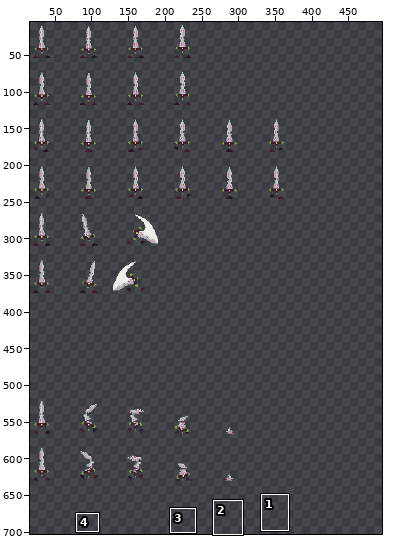
Sprite sheet -- Content/EnemyAdvancedSheet.png. Above: a wide view before the commit, with the close-up outlined.
Close-up. Before:
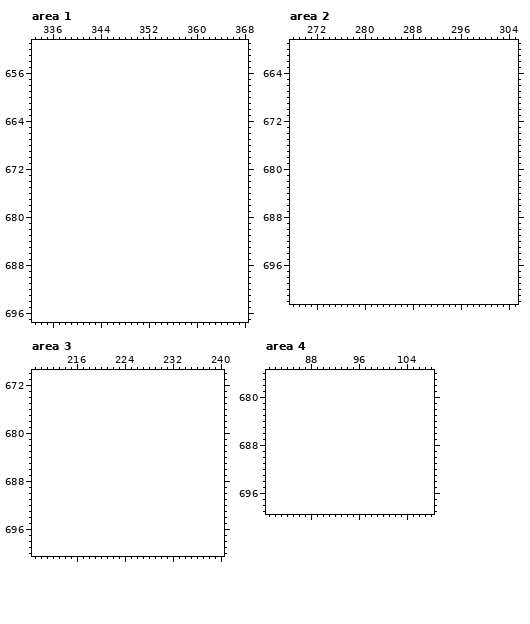
The file is 384x640 pixels. Shown: area 1: x 333..368, y 651..697; area 2: x 268..305, y 659..702; area 3: x 209..240, y 670..700; area 4: x 81..108, y 676..699. The old version is drawn lined up with the new one, on the new canvas. The wide view leaves out empty margins. The commit also changed other parts of the picture, which this record leaves out.
Palette (. is transparent): 
After the commit:
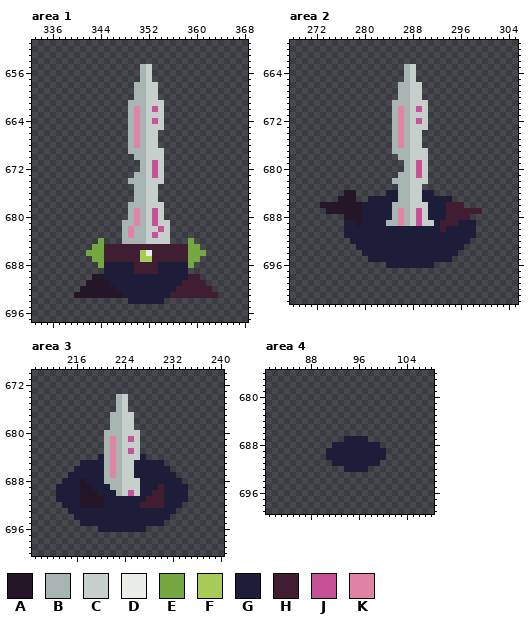
Colours new in this view: A #241527  B #a8b5b2  C #c7cfcc  D #ebede9  E #75a743  F #a8ca58  G #1e1d39  H #411d31  J #c65197  K #df84a5
From old to new:
canvas 384x640 -> 512x704
Area 1:
y 655..657: x 351..352 .. -> BC
y 658..660: x 350..353 .... -> BBCC
y 661: x 349..354 ...... -> BBBCCC
y 662: x 349..354 ...... -> BKBCJC
y 663: x 349..354 ...... -> BKBCCC
y 664: x 349..354 ...... -> BKBCJC
y 665: x 349..354 ...... -> BKBCCC
y 666..668: x 349..353 ..... -> BKBCC
y 669: x 349..354 ...... -> BBBCCC
y 670: x 350..354 ..... -> BBCCC
y 671..672: x 351..354 .... -> BCJC
y 673: x 350..354 ..... -> BBCJC
y 674: x 349..354 ...... -> BBBCCC
y 675..677: x 350..353 .... -> BBCC
y 678: x 349..354 ...... -> BBBCCC
y 679..680: x 349..354 ...... -> BKBCJC
y 681: x 348..355 ........ -> BBKBCJCC
y 682: x 348..355 ........ -> BKBBCCJC
y 683: x 348..355 ........ -> BKBBCJCC
y 684: x 344 . -> E; x 348..355 ........ -> BBBBCCCC; x 359 . -> E
y 685: x 343..360 .................. -> EEHHHHHHHHHHHHHHEE
y 686: x 342..361 .................... -> EEEHHHHHHFDHHHHHHEEE
y 687: x 343..360 .................. -> EEHHHHHHFFHHHHHHEE
y 688: x 344..359 ................ -> EGGGGGHHHHGGGGGE
y 689: x 345..358 .............. -> GGGGGHHHHGGGGG
y 690: x 343..360 .................. -> AAGGGGGGGGGGGGGGHH
y 691: x 342..361 .................... -> AAAAGGGGGGGGGGGGHHHH
y 692: x 341..362 ...................... -> AAAAAAGGGGGGGGGGHHHHHH
y 693: x 340..363 ........................ -> AAAAAAAAGGGGGGGGHHHHHHHH
y 694: x 349..354 ...... -> GGGGGG
Area 2:
y 663..665: x 287..288 .. -> BC
y 666..668: x 286..289 .... -> BBCC
y 669: x 285..290 ...... -> BBBCCC
y 670: x 285..290 ...... -> BKBCJC
y 671: x 285..290 ...... -> BKBCCC
y 672: x 285..290 ...... -> BKBCJC
y 673: x 285..290 ...... -> BKBCCC
y 674..676: x 285..289 ..... -> BKBCC
y 677: x 285..290 ...... -> BBBCCC
y 678: x 286..290 ..... -> BBCCC
y 679..680: x 287..290 .... -> BCJC
y 681: x 286..290 ..... -> BBCJC
y 682: x 285..290 ...... -> BBBCCC
y 683: x 286..289 .... -> BBCC
y 684: x 277..278 .. -> AA; x 284..291 ........ -> GGBBCCGG
y 685: x 276..278 ... -> AAA; x 281..294 .............. -> GGGGGBBCCGGGGG
y 686: x 273..296 ........................ -> AAAAAAAGGGGGBBBCCCGGGHHH
y 687: x 274..299 .......................... -> AAAAAAGGGGGBKBCJCGGGHHHHHH
y 688: x 277..297 ..................... -> AAAGGGGGBKBCJCGGGHHHH
y 689: x 277..298 ...................... -> GGAGGGGBBKBCJCCGHHHGGG
y 690: x 277..298 ...................... -> GGGGGGGGGGGGGGGGHGGGGG
y 691: x 277..298 ...................... -> GGGGGGGGGGGGGGGGGGGGGG
y 692: x 278..297 .................... -> GGGGGGGGGGGGGGGGGGGG
y 693: x 279..296 .................. -> GGGGGGGGGGGGGGGGGG
y 694: x 280..295 ................ -> GGGGGGGGGGGGGGGG
y 695: x 281..294 .............. -> GGGGGGGGGGGGGG
y 696: x 284..291 ........ -> GGGGGGGG
Area 3:
y 674..676: x 223..224 .. -> BC
y 677..679: x 222..225 .... -> BBCC
y 680: x 221..226 ...... -> BBBCCC
y 681: x 221..226 ...... -> BKBCJC
y 682: x 221..226 ...... -> BKBCCC
y 683: x 221..226 ...... -> BKBCJC
y 684: x 220..227 ........ -> GBKBCCCG
y 685: x 217..230 .............. -> GGGGBKBCCGGGGG
y 686: x 216..231 ................ -> GGGGGBKBCCGGGGGG
y 687: x 215..232 .................. -> GGGGGGBKBCCGGGGGGG
y 688: x 214..233 .................... -> GGGAGGGBBBCCCGGGGGGG
y 689: x 213..234 ...................... -> GGGGAAGGGBBCCCGGGHGGGG
y 690: x 213..234 ...................... -> GGGGAAAGGGBCJCGGHHGGGG
y 691: x 213..234 ...................... -> GGGGAAAAGGGGGGGHHHGGGG
y 692: x 214..233 .................... -> GGGAAAAGGGGGGHHHHGGG
y 693: x 215..232 .................. -> GGGGGGGGGGGGGGGGGG
y 694: x 216..231 ................ -> GGGGGGGGGGGGGGGG
y 695: x 217..230 .............. -> GGGGGGGGGGGGGG
y 696: x 220..227 ........ -> GGGGGGGG
Area 4:
y 687: x 94..97 .... -> GGGG
y 688: x 92..99 ........ -> GGGGGGGG
y 689..690: x 91..100 .......... -> GGGGGGGGGG
y 691: x 92..99 ........ -> GGGGGGGG
y 692: x 94..97 .... -> GGGG
